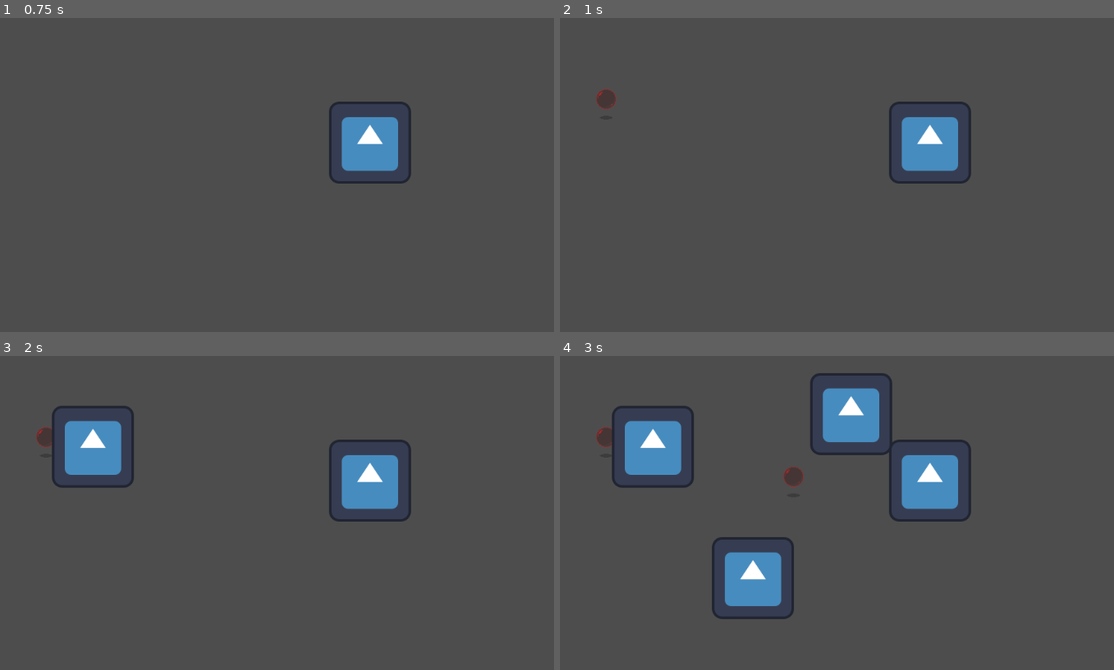
Above: before the commit, frames 1-4 (two rows, left to right).
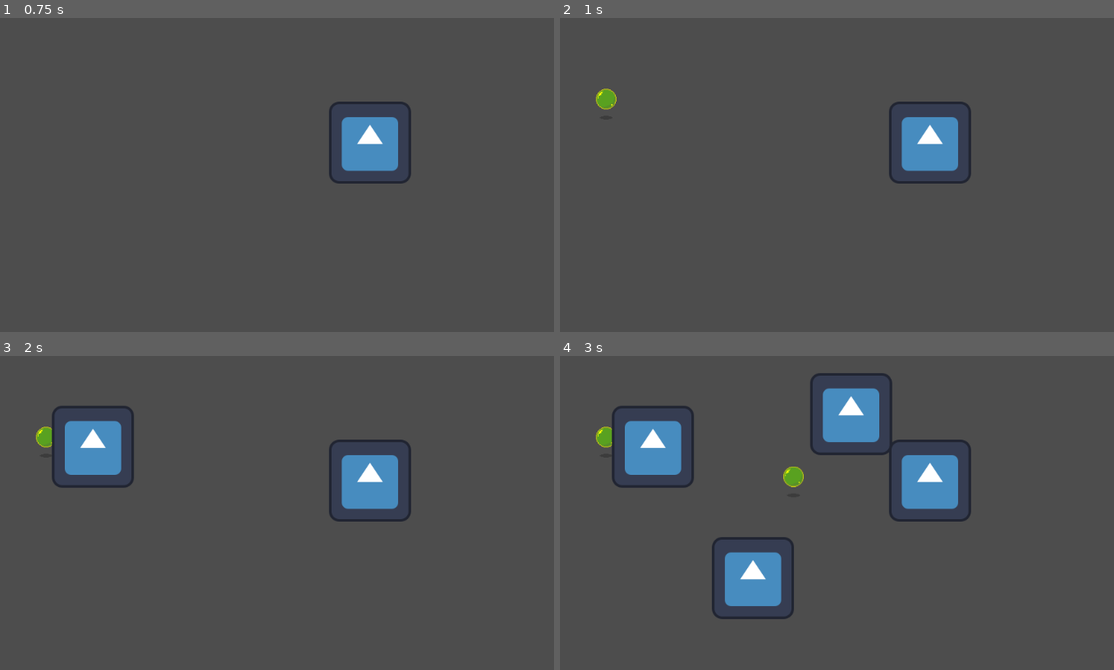
Above: after the commit, the same moments.

Repository: benxutech/bubble-tower-defense
Game: Godot game, scene res://Scenes/Maps/BaseMap.tscn
Same seed, same stepped clock (60 frames per second), same inputs: the game is played once before the commit and once after it. The engine's default icon, where the game draws it, is replaced by a stand-in: a white triangle on a blue panel in a dark square.
Inputs (mouse positions are in pixels of both pictures, inside the frame that each line leads up to):
- Up to frame 1 (0.75 s): tap Enter at 0.5 s; move the mouse to (371, 143) at 0.52 s; click (371, 143) at 0.67 s
- Up to frame 2 (1 s): no input
- Up to frame 3 (2 s): move the mouse to (94, 447) at 1.27 s; click (94, 447) at 1.42 s
- Up to frame 4 (3 s): tap Space at 2 s; move the mouse to (853, 415) at 2.02 s; click (853, 415) at 2.17 s; move the mouse to (753, 578) at 2.77 s; click (753, 578) at 2.92 s

Frame 1 is identical in both runs. In frame 2, 0.2% of the frame differs, in the area x 6-11%, y 22-30%; in frame 3, 0.2%; in frame 4, 0.4%, in the area x 6-44%, y 22-42%.

Commit message:
Update base_bubble.gd

Diff:
--- a/Scenes/Bubbles/base_bubble.gd
+++ b/Scenes/Bubbles/base_bubble.gd
@@ -9,7 +9,7 @@
 
 # Called when the node enters the scene tree for the first time.
 func _ready() -> void:
-	$BubbleSprite.modulate = Color.BROWN
+	$BubbleSprite.modulate = Color.YELLOW
 
 func finished_path():
 	if is_destroyed:
